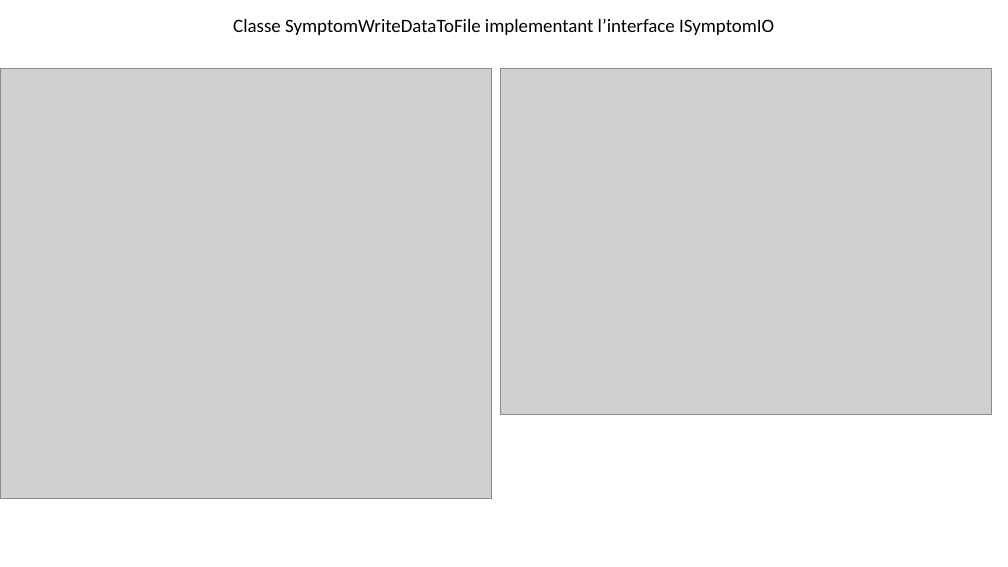
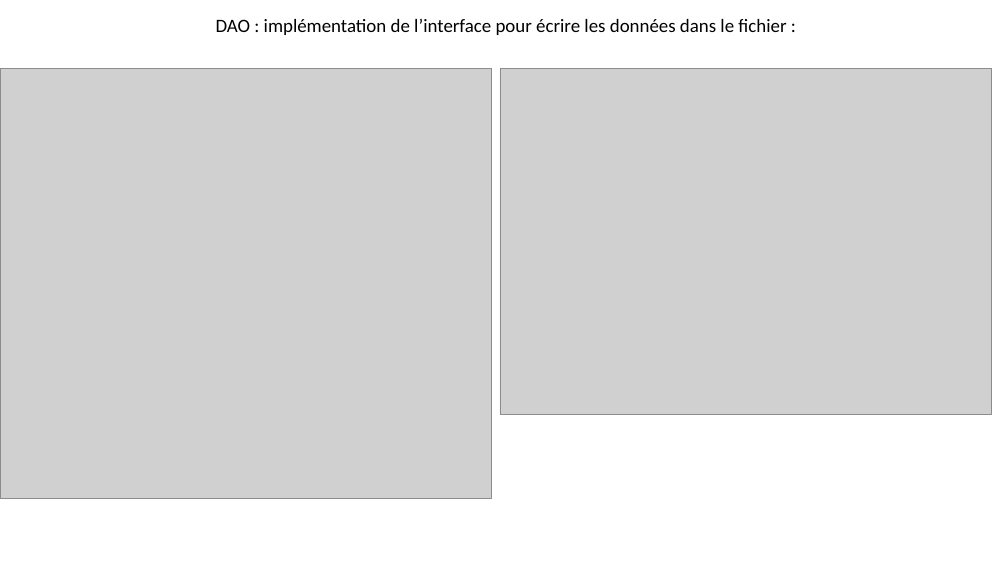
Before and after one commit to emmo78/Project_DA_Java_EN_Come_to_the_Rescue_of_a_Java_Application, a slide deck: slide 11 of PresentationOlivierMOREL.pptx. Drawn at 1008x567 pixels with LibreOffice and Linux fonts; fonts in the diff are those of the drawing; grey boxes stand for pictures. Boxes give left, top, right and bottom in pixels: in the first picture for what was removed or moved away, otherwise in the second. Text is boxed around its words. In the diff, an @@ line names an element or a change of style, - is before the commit and + after.

```diff
--- a/PresentationOlivierMOREL.pptx
+++ b/PresentationOlivierMOREL.pptx
@@ text at (x1=216, y1=19, x2=786, y2=35): text changed @@
-Classe SymptomWriteDataToFile implementant l’interface ISymptomIO
+DAO : implémentation de l’interface pour écrire les données dans le fichier :
```
Also in this commit, not shown: 4 other slides changed, 6 slides added, 6 slides removed.
